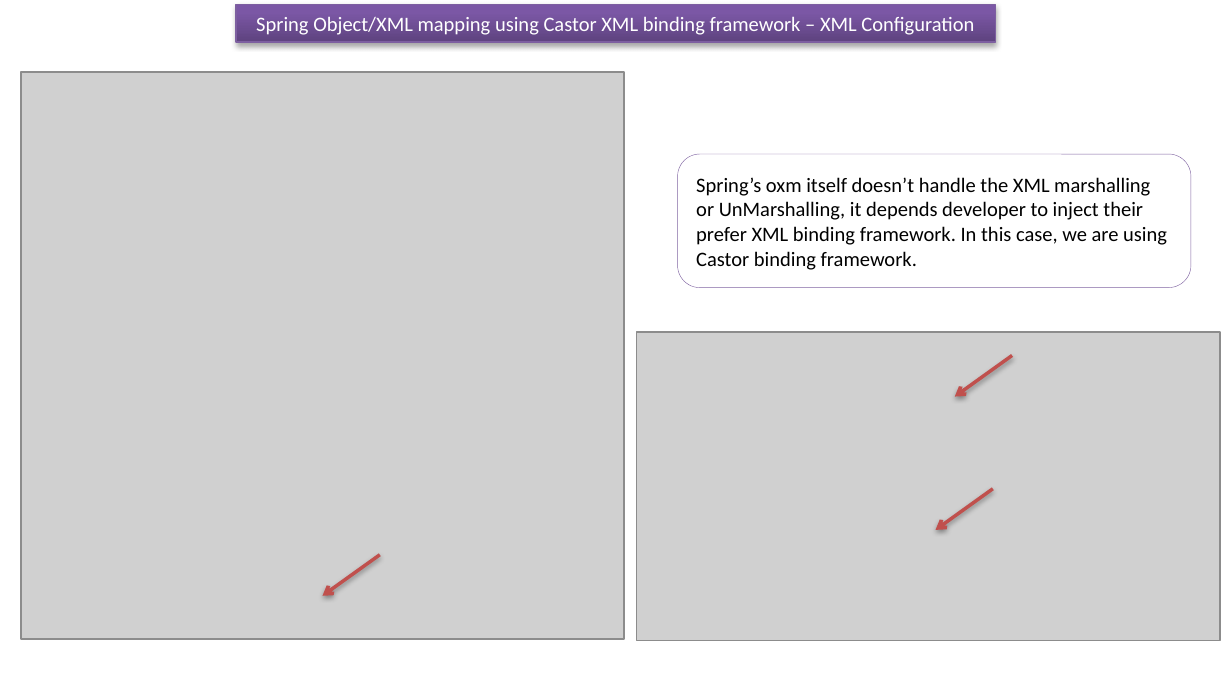
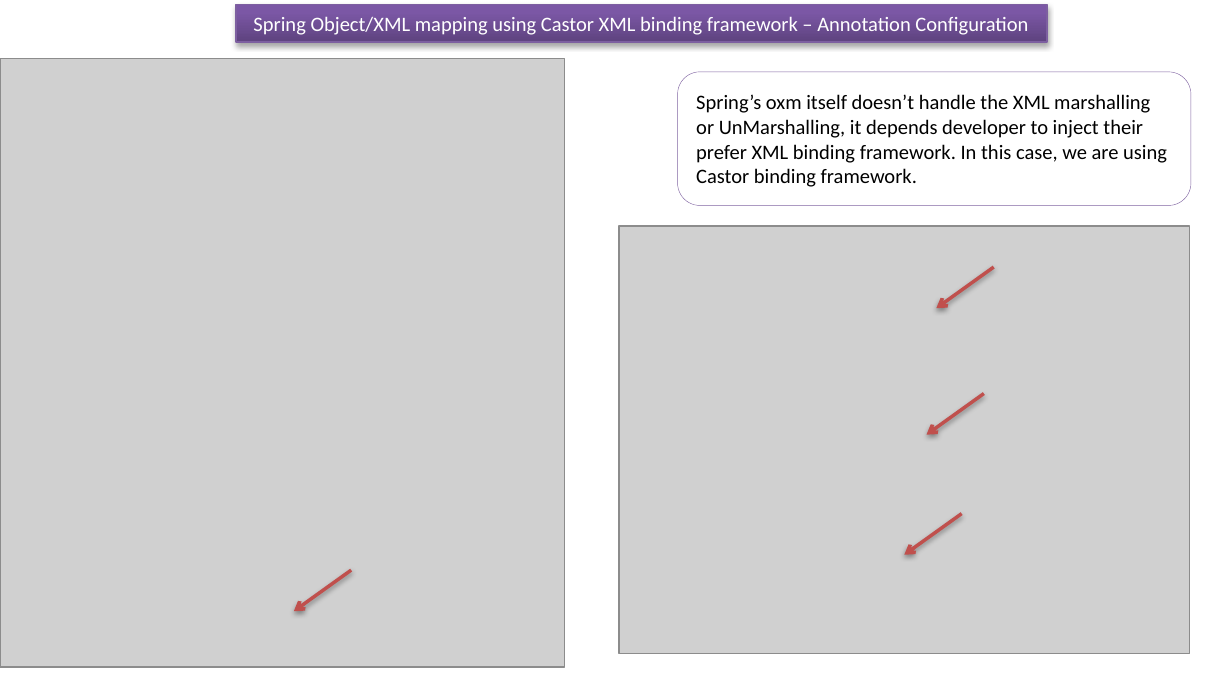
Before and after one commit to ramram43210/javaee, a slide deck: slide 2 of Later/Spring/14_Spring_Object_XML_Mapping/2/Spring Object XML mapping_castor_Annotation.pptx. Drawn at 1232x678 pixels with LibreOffice and Linux fonts; fonts in the diff are those of the drawing; grey boxes stand for pictures. Boxes give left, top, right and bottom in pixels: in the first picture for what was removed or moved away, otherwise in the second. Text is boxed around its words. In the diff, an @@ line names an element or a change of style, - is before the commit and + after.

```diff
--- a/Later/Spring/14_Spring_Object_XML_Mapping/2/Spring Object XML mapping_castor_Annotation.pptx
+++ b/Later/Spring/14_Spring_Object_XML_Mapping/2/Spring Object XML mapping_castor_Annotation.pptx
@@ rectangle "Spring Object/XML mapping using Castor ...": place and size @@
-rectangle "Spring Object/XML mapping using Castor ..." at [237,5,997,42]
+rectangle "Spring Object/XML mapping using Castor ..." at [237,5,1047,42]
@@ text in rectangle at [253,16,1028,35]: text changed @@
-Spring Object/XML mapping using Castor XML binding framework – XML Configuration
+Spring Object/XML mapping using Castor XML binding framework – Annotation Configuration
@@ picture: place and size @@
-picture at [21,71,625,638]
+picture at [0,59,564,667]
@@ rounded rectangle "Spring’s oxm itself doesn’t handle ...": place and size @@
-rounded rectangle "Spring’s oxm itself doesn’t handle ..." at [678,154,1191,287]
+rounded rectangle "Spring’s oxm itself doesn’t handle ..." at [678,71,1191,205]
@@ picture: place and size @@
-picture at [637,331,1221,639]
+picture at [618,225,1189,653]
@@ arrow moved from (1013, 355) - (955, 397) to (994, 267) - (936, 308) @@
@@ arrow moved from (993, 489) - (935, 530) to (984, 393) - (926, 435) @@
@@ arrow added from (962, 514) to (904, 554), #C0504D 2 pt @@
@@ arrow moved from (379, 554) - (323, 595) to (351, 569) - (294, 611) @@
```
Also in this commit, not shown: 7 other slides changed, 23 other files.
